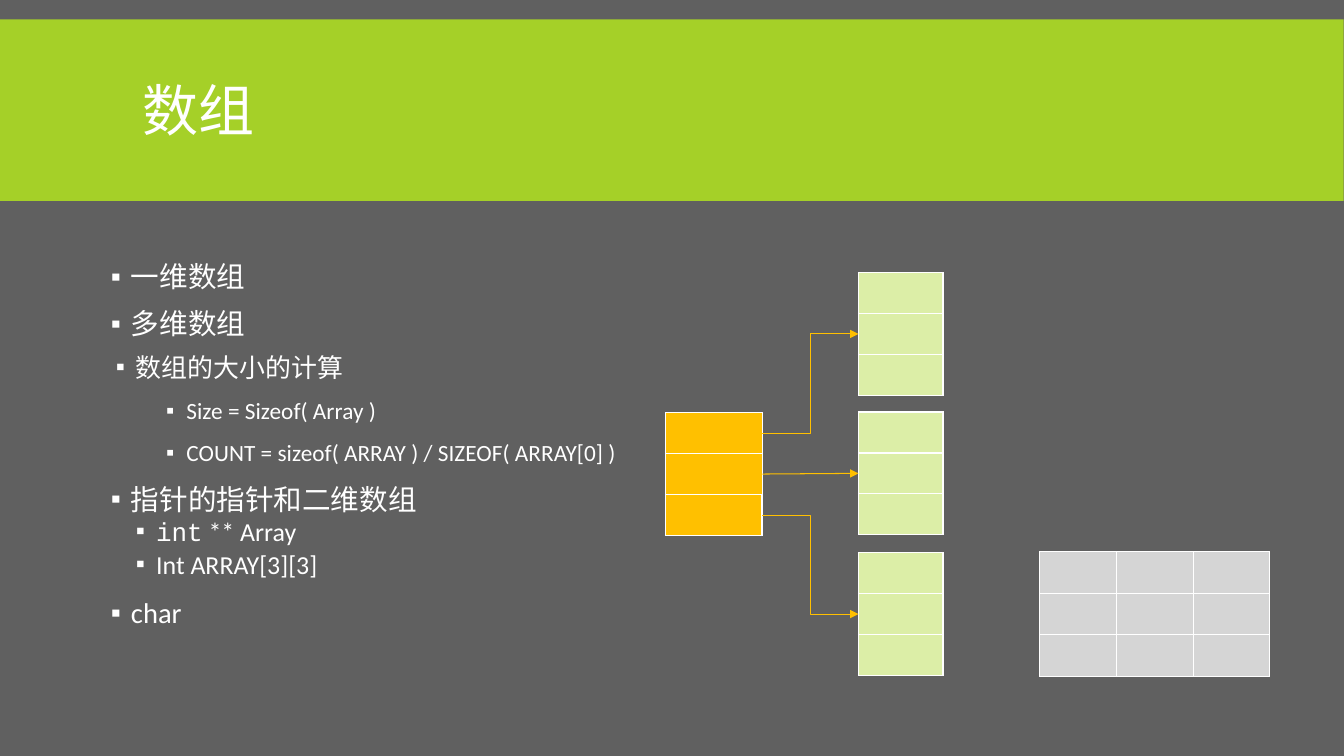
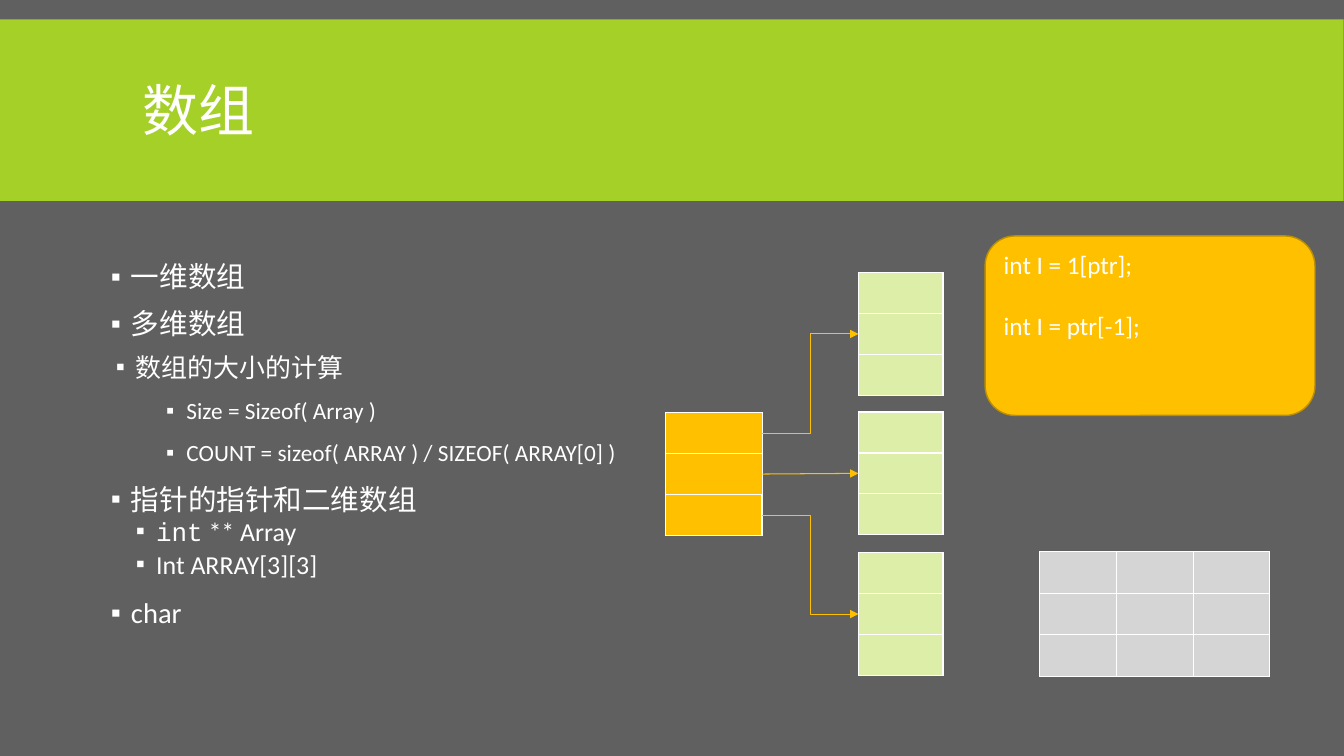
Before and after one commit to albertclass/Lessons, a slide deck: slide 23 of advance c++/courseware.pptx (slide 20 before the commit). Drawn at 1344x756 pixels with LibreOffice and Linux fonts; fonts in the diff are those of the drawing. Boxes give left, top, right and bottom in pixels: in the first picture for what was removed or moved away, otherwise in the second. Text is boxed around its words. In the diff, an @@ line names an element or a change of style, - is before the commit and + after.

```diff
--- a/advance c++/courseware.pptx
+++ b/advance c++/courseware.pptx
@@ rounded rectangle added at (x1=985, y1=236, x2=1315, y2=415), fill #FFC000, outline #BD8E00 1 pt, 18 pt, text #FFFFFF @@
+int I = 1[ptr];
+int I = ptr[-1];
```
Also in this commit, not shown: 2 other slides changed, 3 slides added, 3 other files.
